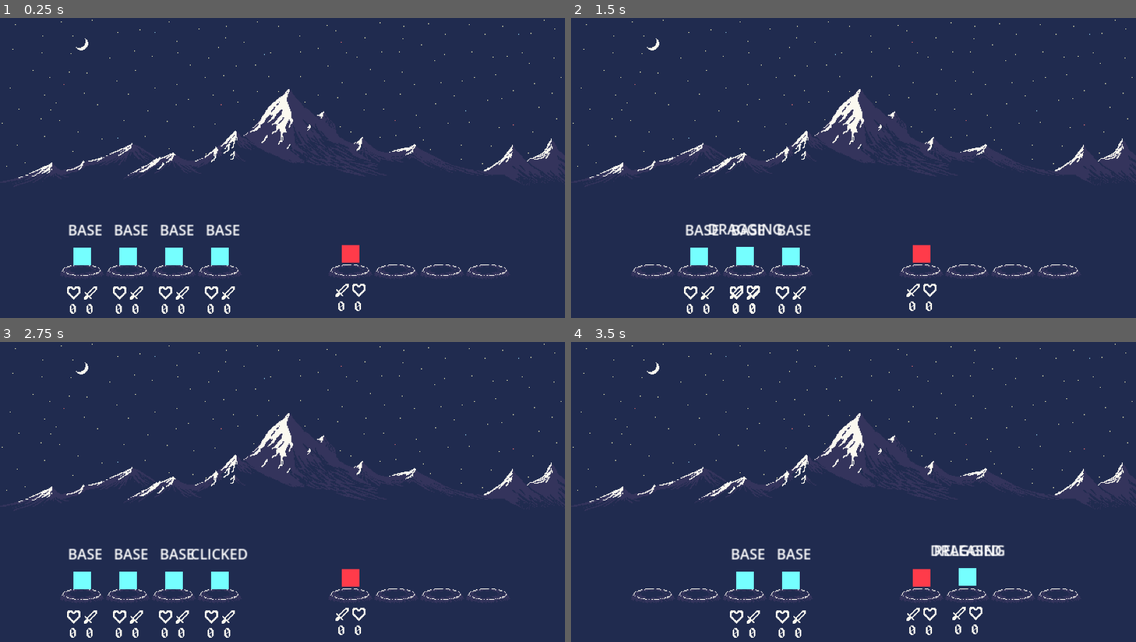
Above: before the commit, frames 1-4 (two rows, left to right).
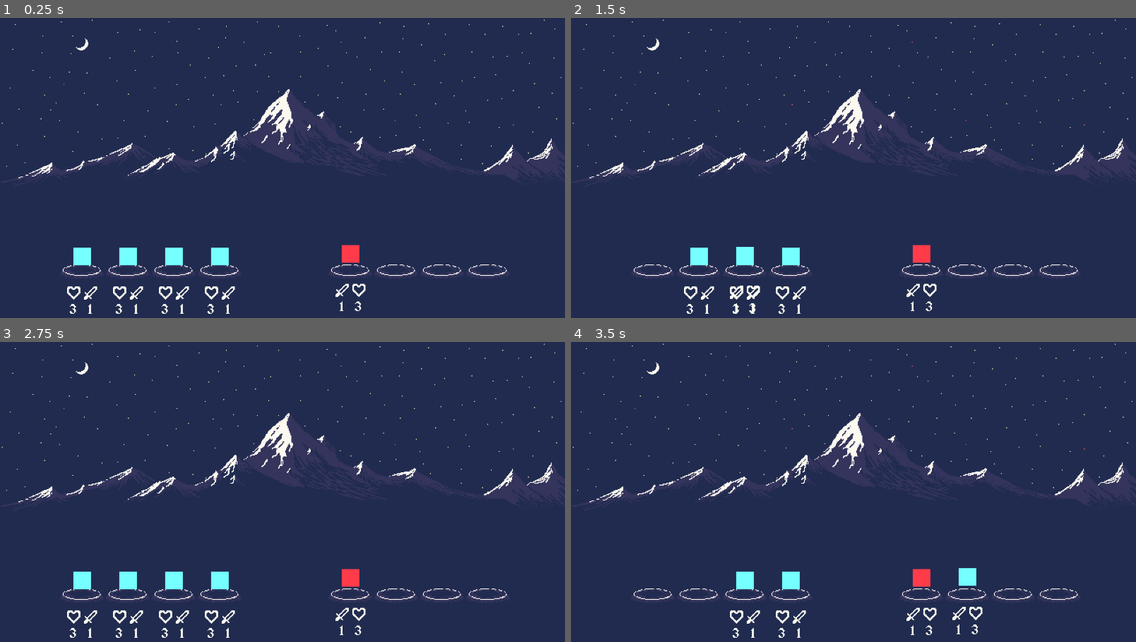
Above: after the commit, the same moments.

Repository: btoosey/Ludum-Dare-55
Game: Godot game, scene res://scenes/world.tscn
Two runs of this game, one before a commit and one after it. Both use one fixed random seed, a clock stepped at 60 frames per second and the inputs below.
Inputs (mouse positions are in pixels of both pictures, inside the frame that each line leads up to):
- Up to frame 1 (0.25 s): no input
- Up to frame 2 (1.5 s): tap Enter at 0.5 s; drag from (791, 258) to (650, 252) at 0.52 s; drag from (791, 258) to (650, 252) at 1.27 s
- Up to frame 3 (2.75 s): move the mouse to (220, 582) at 2.02 s; press the mouse at (220, 582) at 2.03 s
- Up to frame 4 (3.5 s): release the mouse at (791, 582) at 2.75 s; tap Space at 2.75 s; drag from (746, 582) to (966, 576) at 2.77 s

The runs differ from the first frame. In frame 1, 0.9% of the frame differs, in the area x 10-89%, y 68-99%; in frame 2, 0.9%; in frame 3, 0.9%; in frame 4, 1.0%, in the area x 10-89%, y 67-99%.

Commit message:
ADD: summon and enemy health/attack

Diff:
--- /dev/null
+++ b/battle_manager.gd
@@ -0,0 +1,25 @@
+extends Node
+#
+#@onready var enemy_summons: VBoxContainer
+#@onready var player_summons: VBoxContainer
+#
+#func _ready():
+	#player_summons = $BattleUI/PlayerHands/Summons
+	#enemy_summons = $BattleUI/EnemyHands/EnemySummons
+#
+#
+#func start_battle() -> void:
+## 1. For first in each hand, subtract attack from health.
+	#battle_sequence()
+	#
+## 2. If any summon has 0 or less health, make health 0 and delete summon.
+## 3. Repeat until eitrher hand is empty
+## 4. If player hand is empty, lose. If enemey hand is empty, win round, change to next game phase
+#
+#func battle_sequence() -> void:
+	#var player_summon = player_summons[0]
+	#var enemy_summon = enemy_summons[0]
+	##damage()
+##
+##func damage()
+	##
--- /dev/null
+++ b/custom_resources/stats.gd
@@ -0,0 +1,25 @@
+class_name Stats
+extends Resource
+
+signal stats_changed
+
+@export var max_health: int
+@export var attack: int
+#@export var sprite: Texture
+
+var health: int: set = set_health
+
+func set_health(value: int) -> void:
+	health = clampi(value, 0, max_health)
+	stats_changed.emit()
+
+func take_damage(damage: int) -> void:
+	if damage <= 0:
+		return
+
+	self.health -= damage
+
+func create_instance() -> Resource:
+	var instance: Stats = self.duplicate()
+	instance.health = max_health
+	return instance
--- /dev/null
+++ b/enemies/enemy_01.tres
@@ -0,0 +1,8 @@
+[gd_resource type="Resource" script_class="Stats" load_steps=2 format=3 uid="uid://dxsujj030wn8a"]
+
+[ext_resource type="Script" path="res://custom_resources/stats.gd" id="1_2dbnl"]
+
+[resource]
+script = ExtResource("1_2dbnl")
+max_health = 3
+attack = 1
--- a/project.godot
+++ b/project.godot
@@ -18,6 +18,7 @@
 [autoload]
 
 Events="*res://global/events.gd"
+BattleManager="*res://battle_manager.gd"
 
 [display]
 
--- a/scenes/summon_ui/summon_states/summon_base_state.gd
+++ b/scenes/summon_ui/summon_states/summon_base_state.gd
@@ -7,7 +7,7 @@
 		await summon_ui.ready
 
 	summon_ui.reparent_requested.emit(summon_ui)
-	summon_ui.state.text = "BASE"
+	#summon_ui.state.text = "BASE"
 	summon_ui.pivot_offset = Vector2.ZERO
 
 func on_gui_input(event: InputEvent) -> void:
--- a/scenes/summon_ui/summon_states/summon_clicked_state.gd
+++ b/scenes/summon_ui/summon_states/summon_clicked_state.gd
@@ -1,7 +1,7 @@
 extends SummonState
 
 func enter() -> void:
-	summon_ui.state.text = "CLICKED"
+	#summon_ui.state.text = "CLICKED"
 	summon_ui.drop_point_detector.monitoring = true
 
 
--- a/scenes/summon_ui/summon_states/summon_dragging_state.gd
+++ b/scenes/summon_ui/summon_states/summon_dragging_state.gd
@@ -8,7 +8,7 @@
 	if ui_layer:
 		summon_ui.reparent(ui_layer)
 
-	summon_ui.state.text = "DRAGGING"
+	#summon_ui.state.text = "DRAGGING"
 
 	minimum_drag_time_elapsed = false
 	var threshold_timer := get_tree().create_timer(DRAG_MINIMUM_THRESHOLD, false)
--- a/scenes/summon_ui/summon_states/summon_released_state.gd
+++ b/scenes/summon_ui/summon_states/summon_released_state.gd
@@ -3,7 +3,7 @@
 var played: bool
 
 func enter() -> void:
-	summon_ui.state.text = "RELEASED"
+	#summon_ui.state.text = "RELEASED"
 
 	played = false
 
--- /dev/null
+++ b/scenes/summon_ui/summons/enemy_ui.gd
@@ -0,0 +1,34 @@
+class_name EnemyUI
+extends Control
+
+@onready var stats_ui : StatsUI = $StatsUI
+@export var stats: Stats : set = set_enemy_stats
+
+func set_enemy_stats(value: Stats) -> void:
+	stats = value.create_instance()
+
+	if not stats.stats_changed.is_connected(update_stats):
+		stats.stats_changed.connect(update_stats)
+
+	update_enemy()
+
+func update_stats() -> void:
+	stats_ui.update_stats(stats)
+
+func update_enemy() -> void:
+	if not stats is Stats:
+		return
+
+	if not is_inside_tree():
+		await ready
+
+	update_stats()
+
+func take_damage(damage: int) -> void:
+	if stats.health <= 0:
+		return
+
+	stats.take_damage(damage)
+
+	if stats.health <= 0:
+		queue_free()
--- a/scenes/summon_ui/summons/enemy_ui.tscn
+++ b/scenes/summon_ui/summons/enemy_ui.tscn
@@ -1,6 +1,7 @@
-[gd_scene load_steps=2 format=3 uid="uid://cxr6gs55uu0uf"]
+[gd_scene load_steps=3 format=3 uid="uid://cxr6gs55uu0uf"]
 
 [ext_resource type="PackedScene" uid="uid://bjposwvxiwjmc" path="res://summons/stats_ui.tscn" id="1_db2ti"]
+[ext_resource type="Script" path="res://scenes/summon_ui/summons/enemy_ui.gd" id="1_y644o"]
 
 [node name="EnemyUI" type="Control"]
 custom_minimum_size = Vector2(48, 48)
@@ -8,6 +9,7 @@
 anchors_preset = 0
 offset_right = 46.0
 offset_bottom = 46.0
+script = ExtResource("1_y644o")
 
 [node name="ColorRect" type="ColorRect" parent="."]
 layout_mode = 1
--- a/scenes/summon_ui/summons/summon_ui.gd
+++ b/scenes/summon_ui/summons/summon_ui.gd
@@ -3,14 +3,46 @@
 
 signal reparent_requested(which_summon_ui: SummonUI)
 
-@export var summon: Summon
+@export var stats: Stats : set = set_summon_stats
 
-@onready var state: Label = $state
+@onready var stats_ui : StatsUI = $StatsUI
+@onready var color_rect : ColorRect = $ColorRect
+
 @onready var drop_point_detector: Area2D = $DropPointDetector
 @onready var summon_state_machine: SummonStateMachine = $SummonStateMachine as SummonStateMachine
 @onready var targets: Array[Node] = []
 
 var parent: Control
+
+func set_summon_stats(value: Stats) -> void:
+	stats = value.create_instance()
+
+	if not stats.stats_changed.is_connected(update_stats):
+		stats.stats_changed.connect(update_stats)
+
+	update_player()
+
+func update_player() -> void:
+
+	if not stats is Stats:
+		return
+
+	if not is_inside_tree():
+		await ready
+
+	update_stats()
+
+func update_stats() -> void:
+	stats_ui.update_stats(stats)
+
+func take_damage(damage: int) -> void:
+	if stats.health <= 0:
+		return
+
+	stats.take_damage(damage)
+
+	if stats.health <= 0:
+		queue_free()
 
 func _ready() -> void:
 	summon_state_machine.init(self)
--- a/scenes/summon_ui/summons/summon_ui.tscn
+++ b/scenes/summon_ui/summons/summon_ui.tscn
@@ -1,7 +1,8 @@
-[gd_scene load_steps=10 format=3 uid="uid://d1jft1v6kqhxb"]
+[gd_scene load_steps=11 format=3 uid="uid://d1jft1v6kqhxb"]
 
 [ext_resource type="Script" path="res://scenes/summon_ui/summons/summon_ui.gd" id="1_3ppa8"]
 [ext_resource type="Script" path="res://scenes/summon_state_machine.gd" id="2_p2m5t"]
+[ext_resource type="Resource" uid="uid://dxsujj030wn8a" path="res://enemies/enemy_01.tres" id="2_psrb6"]
 [ext_resource type="PackedScene" uid="uid://bjposwvxiwjmc" path="res://summons/stats_ui.tscn" id="2_vc7c6"]
 [ext_resource type="Script" path="res://scenes/summon_ui/summon_states/summon_base_state.gd" id="3_m8iew"]
 [ext_resource type="Script" path="res://scenes/summon_ui/summon_states/summon_clicked_state.gd" id="4_7j6d3"]
@@ -44,6 +45,7 @@
 offset_right = 46.0
 offset_bottom = 19.0
 script = ExtResource("1_3ppa8")
+stats = ExtResource("2_psrb6")
 
 [node name="ColorRect" type="ColorRect" parent="."]
 layout_mode = 1
@@ -60,18 +62,6 @@
 grow_vertical = 2
 mouse_filter = 2
 color = Color(0.458824, 1, 1, 1)
-
-[node name="state" type="Label" parent="."]
-layout_mode = 1
-anchors_preset = 5
-anchor_left = 0.5
-anchor_right = 0.5
-offset_left = -23.0
-offset_top = -18.0
-offset_right = 24.0
-offset_bottom = 5.0
-grow_horizontal = 2
-text = "STATE"
 
 [node name="StatsUI" parent="." instance=ExtResource("2_vc7c6")]
 layout_mode = 1
--- a/scenes/world.tscn
+++ b/scenes/world.tscn
@@ -4,12 +4,12 @@
 [ext_resource type="Script" path="res://scenes/summon_ui/hands/summon_hand.gd" id="1_fk863"]
 [ext_resource type="Texture2D" uid="uid://6y6lw3r1n8dv" path="res://assets/sprites/background.png" id="1_frbwt"]
 [ext_resource type="PackedScene" uid="uid://d1jft1v6kqhxb" path="res://scenes/summon_ui/summons/summon_ui.tscn" id="1_lnr7w"]
-[ext_resource type="Resource" uid="uid://ck4soatj0a3n3" path="res://summons/summon_level_001.tres" id="4_3nd8c"]
 [ext_resource type="PackedScene" uid="uid://cxr6gs55uu0uf" path="res://scenes/summon_ui/summons/enemy_ui.tscn" id="5_xpwwa"]
+[ext_resource type="Resource" uid="uid://dxsujj030wn8a" path="res://enemies/enemy_01.tres" id="6_q2yn4"]
 
 [node name="World" type="Node2D"]
 
-[node name="Sprite2D" type="Sprite2D" parent="."]
+[node name="Background" type="Sprite2D" parent="."]
 texture_filter = 1
 position = Vector2(640, 360)
 scale = Vector2(2, 2)
@@ -87,19 +87,15 @@
 
 [node name="SummonUI" parent="BattleUI/PlayerHands/Summons" instance=ExtResource("1_lnr7w")]
 layout_mode = 2
-summon = ExtResource("4_3nd8c")
 
 [node name="SummonUI4" parent="BattleUI/PlayerHands/Summons" instance=ExtResource("1_lnr7w")]
 layout_mode = 2
-summon = ExtResource("4_3nd8c")
 
 [node name="SummonUI2" parent="BattleUI/PlayerHands/Summons" instance=ExtResource("1_lnr7w")]
 layout_mode = 2
-summon = ExtResource("4_3nd8c")
 
 [node name="SummonUI3" parent="BattleUI/PlayerHands/Summons" instance=ExtResource("1_lnr7w")]
 layout_mode = 2
-summon = ExtResource("4_3nd8c")
 
 [node name="EnemyHands" type="Control" parent="BattleUI"]
 layout_mode = 3
@@ -171,3 +167,4 @@
 layout_mode = 2
 size_flags_horizontal = 0
 size_flags_vertical = 0
+stats = ExtResource("6_q2yn4")
--- a/stats_ui.gd
+++ b/stats_ui.gd
@@ -8,3 +8,4 @@
 
 func update_stats(stats) -> void:
 	health_label.text = str(stats.health)
+	attack_label.text = str(stats.attack)
Binary file changed: assets/sprites/Summon Hands/summon_placement.png
Binary file added: assets/sprites/fight.png
Not shown, added: assets/sprites/fight.png.import
